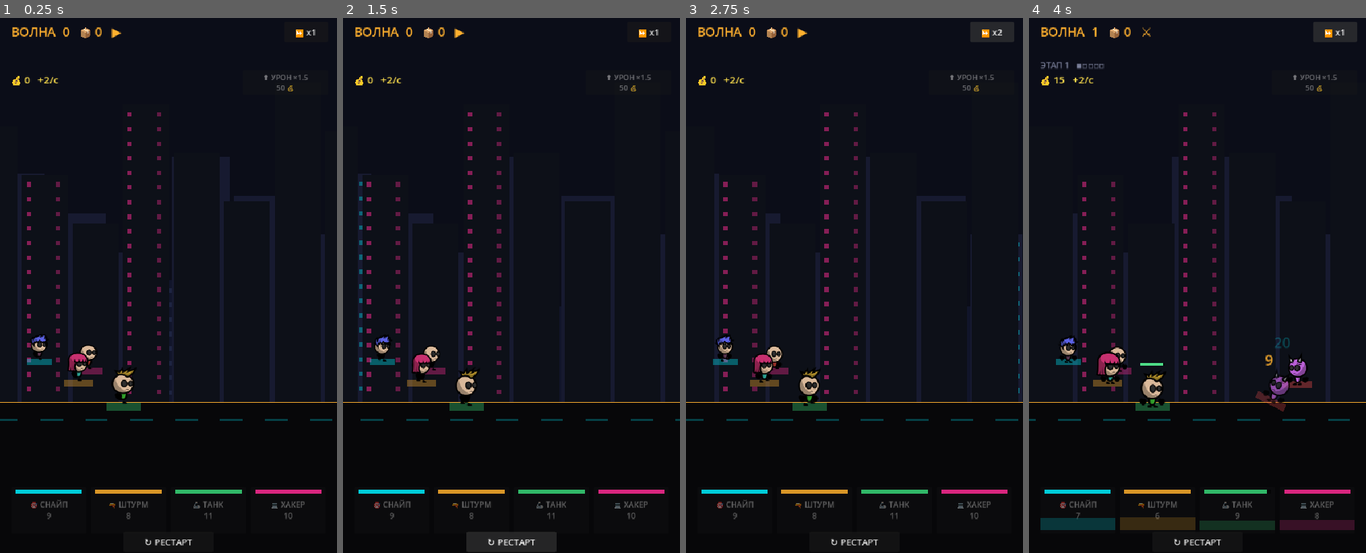
Above: before the commit, frames 1-4 (left to right).
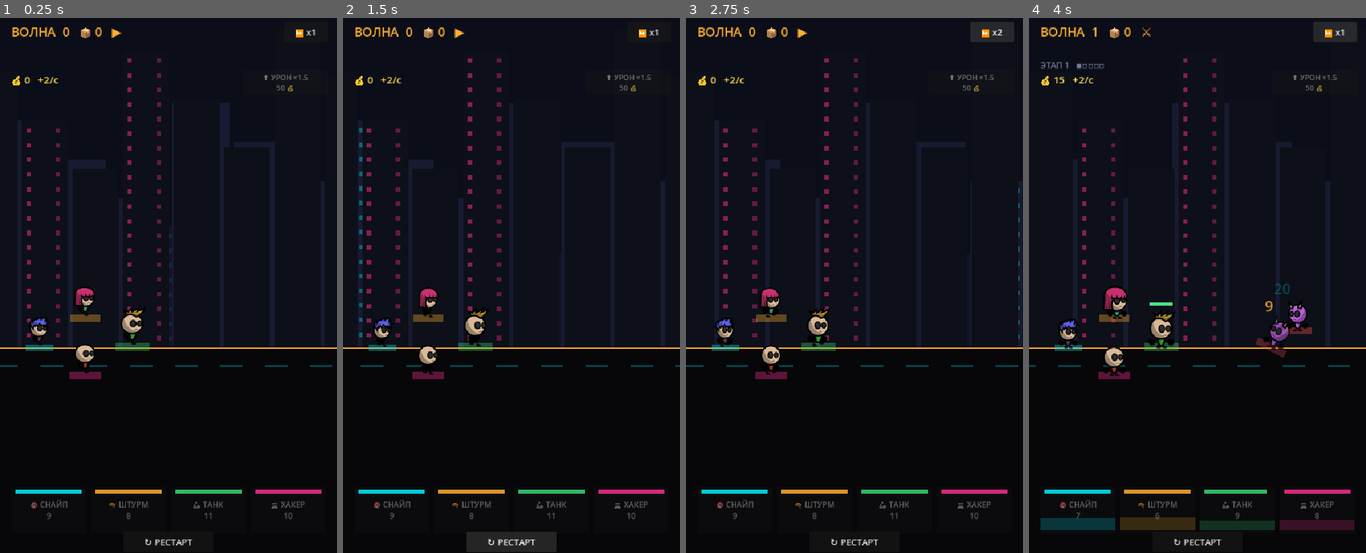
Above: after the commit, the same moments.

Repository: Mokhnatti/cyber-auto-rpg
Game: Godot game, scene res://main.tscn
Two runs of this game, one before a commit and one after it. Both use one fixed random seed, a clock stepped at 60 frames per second and the inputs below.
Inputs:
- Up to frame 1 (0.25 s): no input
- Up to frame 2 (1.5 s): click "↻ РЕСТАРТ" at 0.5 s; click "↻ РЕСТАРТ" at 1.25 s
- Up to frame 3 (2.75 s): click "⏩ x1" at 2 s
- Up to frame 4 (4 s): click "⏩ x2" at 2.75 s; click "⏩ x3" at 3.5 s

The runs differ from the first frame. In frame 1, 4.5% of the frame differs, in the area x 0-100%, y 7-76%; in frame 2, 4.9%; in frame 3, 4.8%; in frame 4, 5.4%.

Commit message:
Ромб-формация: танк остриё/центр-фронт, штурмовик+хакер бока (верх/низ), снайпер тыл. Горизонт выше → дорога шире (под ромб + до 3 в ряд, гибкий отряд на будущее)

Diff:
--- a/prototype/main.gd
+++ b/prototype/main.gd
@@ -12,13 +12,14 @@
 ]
 const W := 600.0
 const H := 960.0
-const GROUND_Y := 0.72 * H
-# изо-формация (индекс = HEROES: 0 снайпер, 1 штурм, 2 танк, 3 хакер). y<0 = дальше/выше, s = масштаб
+const GROUND_Y := 0.62 * H   # горизонт выше → дорога шире (под ромб-формацию + до 3 в ряд)
+# РОМБ-формация (индекс = HEROES: 0 снайпер, 1 штурм, 2 танк, 3 хакер). y относит. центра, s = масштаб
+# Гибкая: на будущее отряд набирается сам (3 в ряд) — массив легко расширяется.
 const FORMATION := [
-	{"x": 70.0,  "y": -70.0, "s": 0.80},   # снайпер — задняя линия (дальше, мельче)
-	{"x": 140.0, "y": -32.0, "s": 0.92},   # штурмовик — мид
-	{"x": 220.0, "y": 10.0,  "s": 1.08},   # ТАНК — передняя линия (ближе, крупнее)
-	{"x": 158.0, "y": -54.0, "s": 0.86},   # хакер — мид-зад
+	{"x": 70.0,  "y": 0.0,   "s": 0.88},   # СНАЙПЕР — тыл (центр-лево)
+	{"x": 152.0, "y": -52.0, "s": 0.94},   # ШТУРМОВИК — верх-бок (дальняя сторона)
+	{"x": 236.0, "y": 0.0,   "s": 1.10},   # ТАНК — остриё/фронт (центр-право, крупный)
+	{"x": 152.0, "y": 50.0,  "s": 1.02},   # ХАКЕР — низ-бок (ближняя сторона)
 ]
 
 var heroes := []
--- a/prototype/parallax.gd
+++ b/prototype/parallax.gd
@@ -6,7 +6,7 @@
 var speed := 0.0
 const W := 600.0
 const H := 960.0
-const GROUND_Y := 0.72 * H
+const GROUND_Y := 0.62 * H   # горизонт выше → дорога шире
 
 func _process(delta: float) -> void:
 	scroll += speed * delta
Not shown, changed: docs/play/index.html
Not shown, changed: docs/play/index.pck
